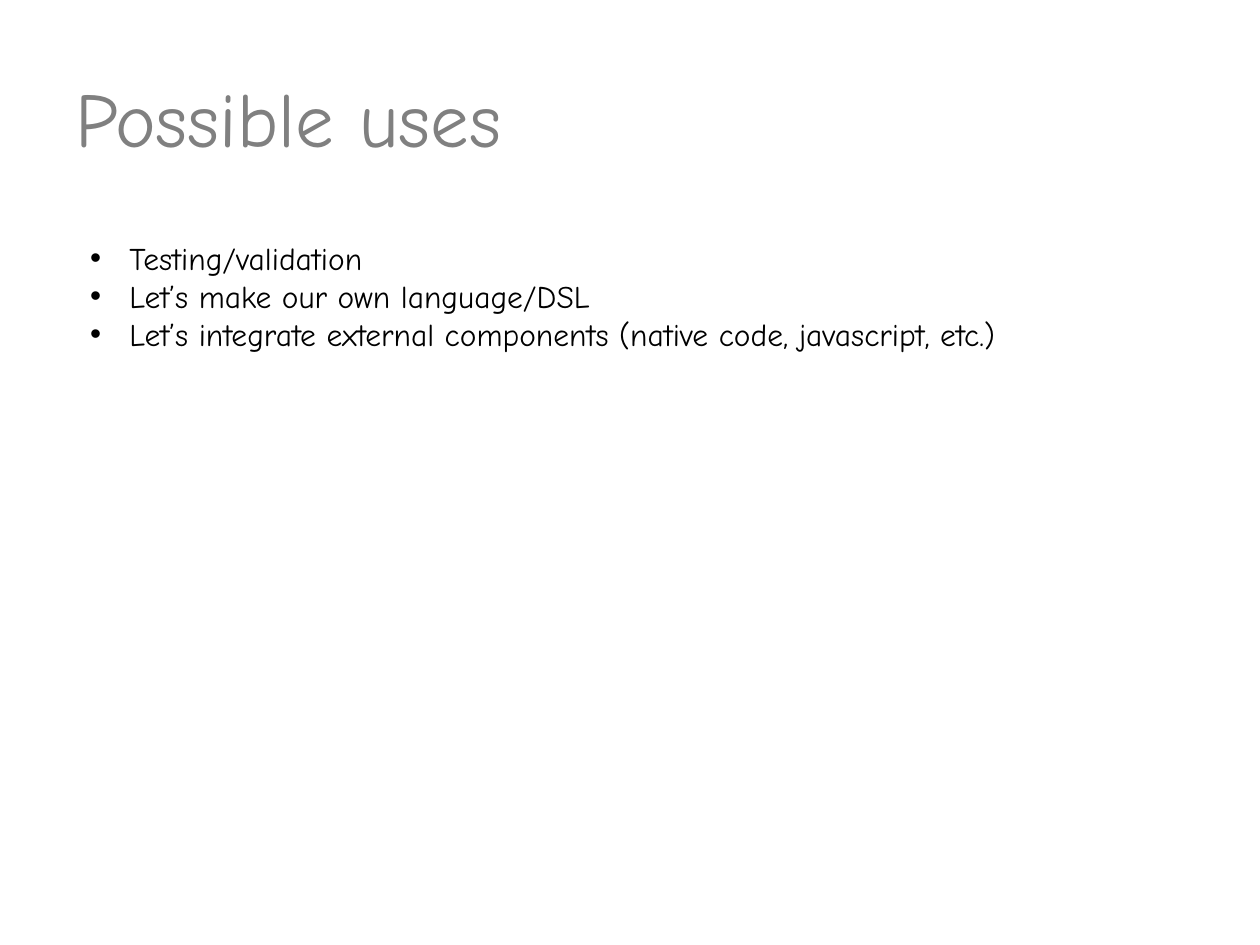
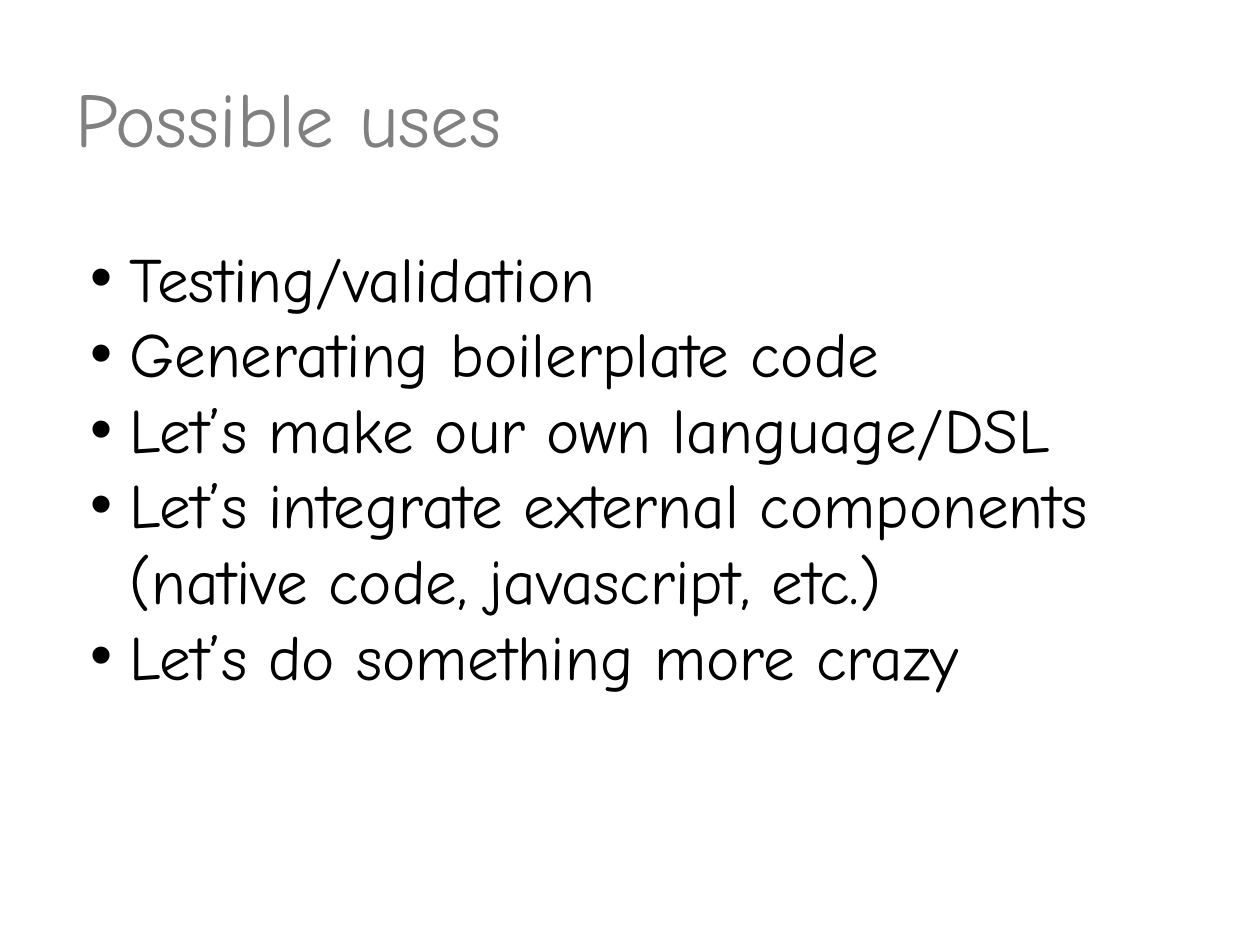
Before and after one commit to valdisxp1/scala-metaprograming-fun, a slide deck: slide 3 of Scala_metaprogramming.pptx. Drawn at 1260x945 pixels with LibreOffice and Linux fonts; fonts in the diff are those of the drawing. Boxes give left, top, right and bottom in pixels: in the first picture for what was removed or moved away, otherwise in the second. Text is boxed around its words. In the diff, an @@ line names an element or a change of style, - is before the commit and + after.

```diff
--- a/Scala_metaprogramming.pptx
+++ b/Scala_metaprogramming.pptx
@@ text at (x1=129, y1=258, x2=1088, y2=617): size 18 to 36 pt in "Testing/validation", "Let’s make our own language/DSL", "Let’s integrate external components (native code, javascript ..." @@
@@ text at (x1=129, y1=333, x2=880, y2=390): paragraph added @@
+• Generating boilerplate code
@@ text at (x1=129, y1=635, x2=958, y2=693): paragraph added @@
+• Let’s do something more crazy
```
Also in this commit, not shown: 4 other slides changed.
